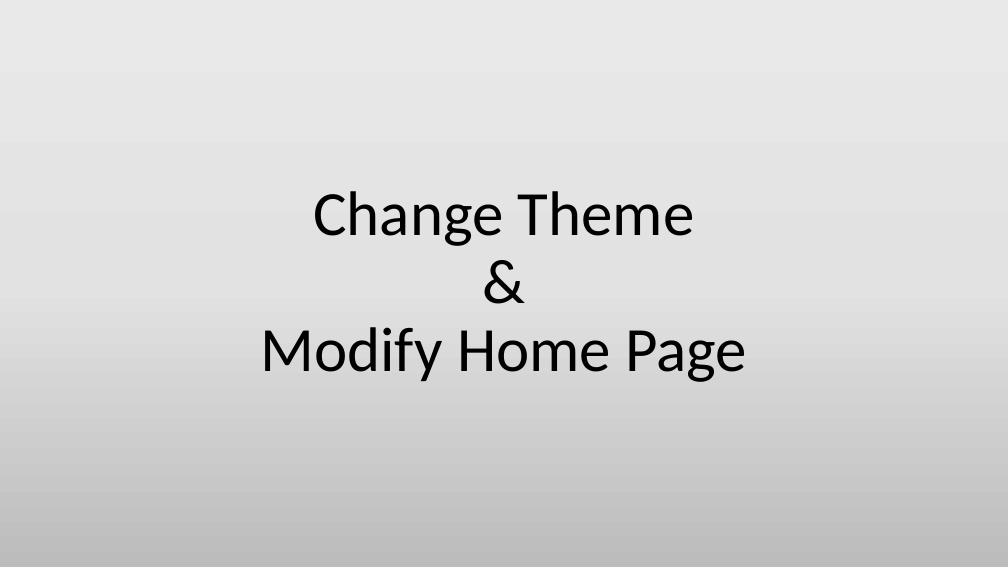
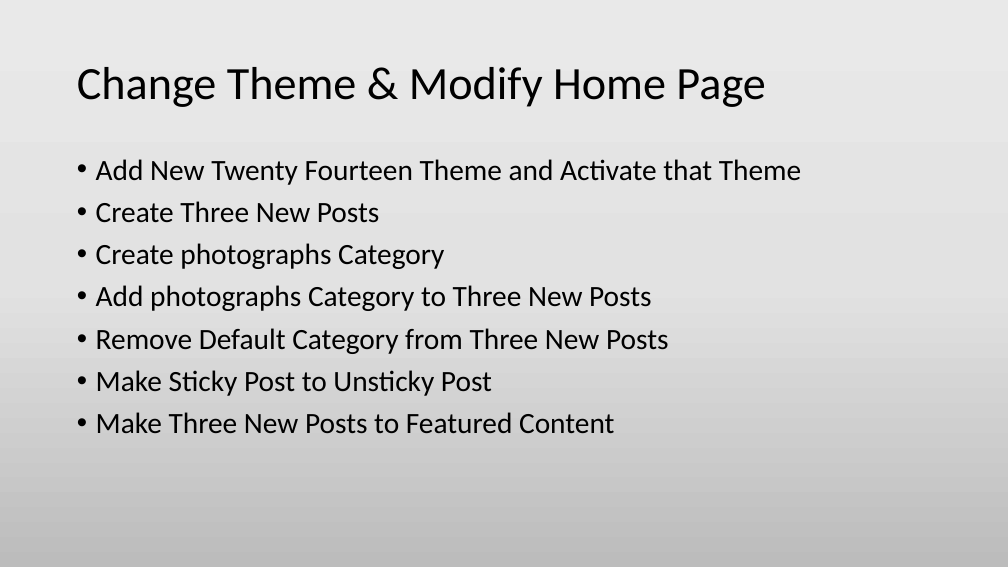
Before and after one commit to min-naing/Wordpress-Tuto-PowerPoint, a slide deck: slide 3 of 4. Building a Blog Style Home Page Site.pptx. Drawn at 1008x567 pixels with LibreOffice and Linux fonts; fonts in the diff are those of the drawing. Boxes give left, top, right and bottom in pixels: in the first picture for what was removed or moved away, otherwise in the second. Text is boxed around its words. In the diff, an @@ line names an element or a change of style, - is before the commit and + after.

Commit message:
Modify Building a Brochure Site And Building a Blog Style Home Page Site

```diff
--- a/4. Building a Blog Style Home Page Site.pptx
+++ b/4. Building a Blog Style Home Page Site.pptx
@@ title "Change Theme & Modify Home ...": place and size @@
-title "Change Theme & Modify Home ..." at bbox=[260, 191, 747, 382]
+title "Change Theme & Modify Home ..." at bbox=[77, 67, 765, 107]
@@ title "Change Theme & Modify Home ..." at bbox=[77, 67, 765, 107]: size 60 to 44 pt; alignment centre to left @@
@@ text added at bbox=[96, 159, 801, 434], 28 pt, text #000000 @@
+• Add New Twenty Fourteen Theme and Activate that Theme
+• Create Three New Posts
+• Create photographs Category
+• Add photographs Category to Three New Posts
+• Remove Default Category from Three New Posts
+• Make Sticky Post to Unsticky Post
+• Make Three New Posts to Featured Content
```
Also in this commit, not shown: 1 other slide changed, 3 slides added, 1 other file.
